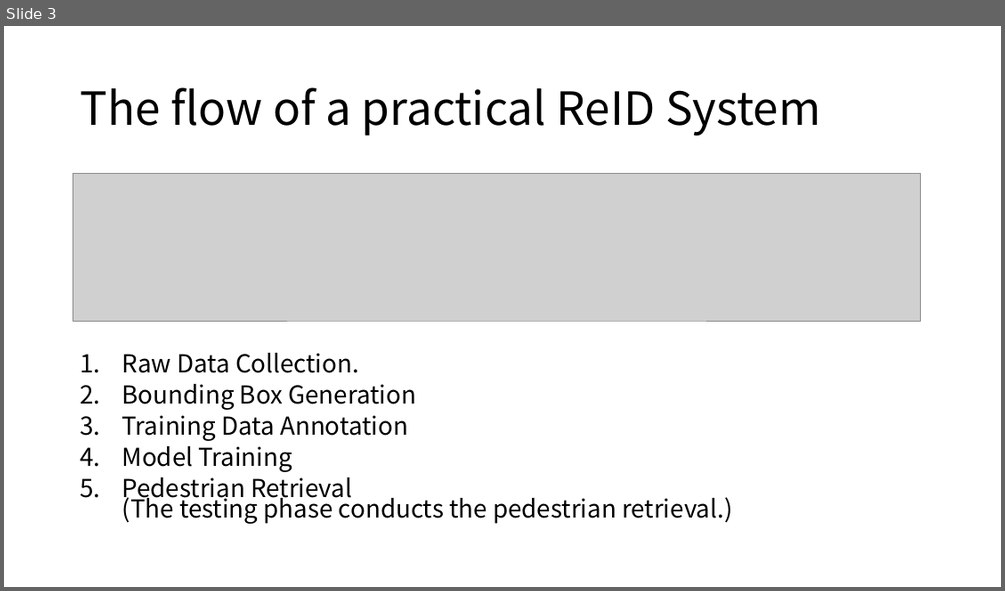
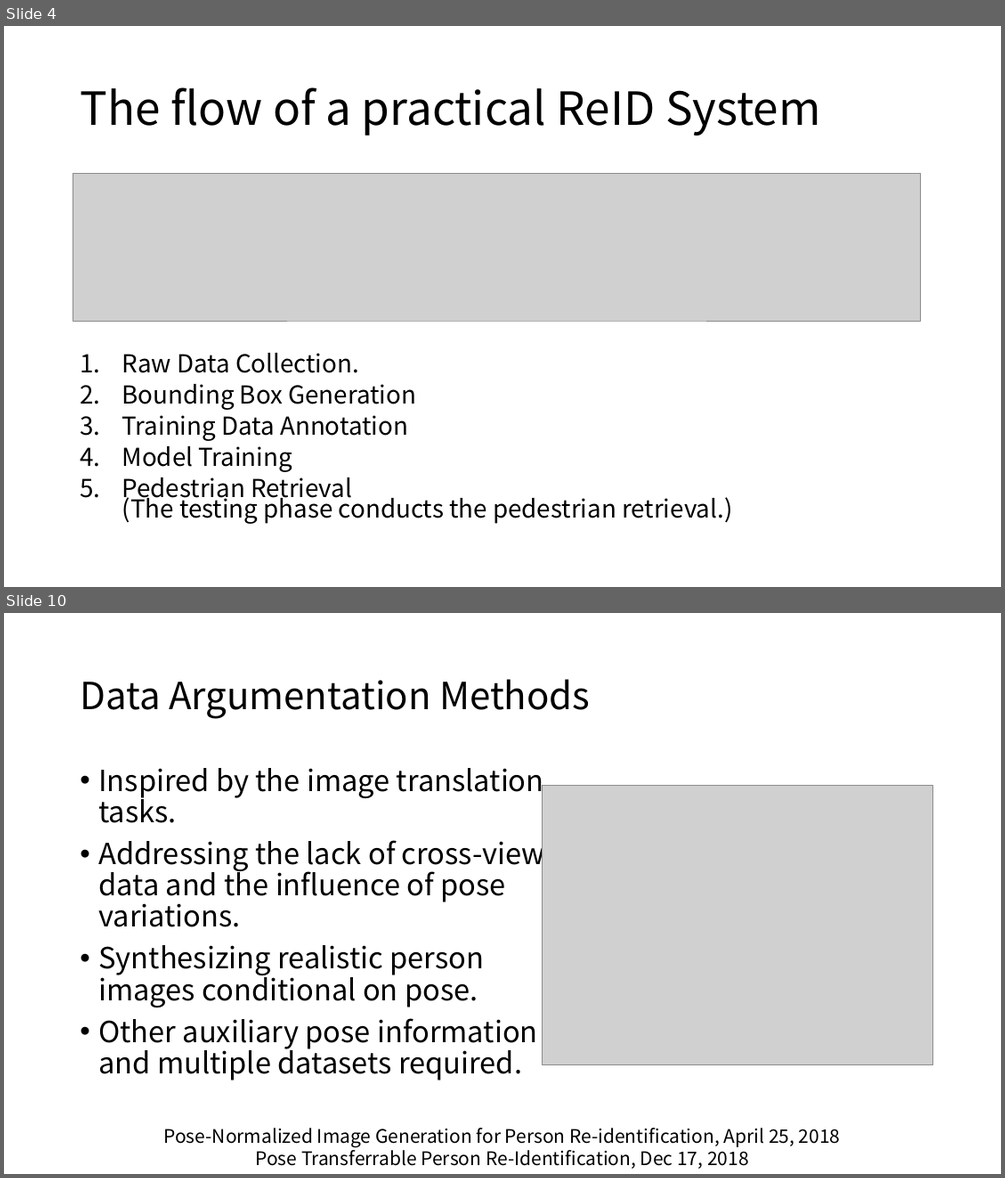
Before and after one commit to jeongroseok/person-reid-study, a slide deck: slides/Person ReID.pptx. Shown one above the other, each under a label of ours: slide 3 before the commit, slides 4 and 10 after it; the slides between them are not shown. The pictures are 1005x591 and 1005x1178 pixels, drawn with LibreOffice and Linux fonts; fonts in the diff are those of the drawing; grey boxes stand for pictures. Boxes give left, top, right and bottom in pixels: in the first picture for what was removed or moved away, otherwise in the second. Text is boxed around its words. In the diff, an @@ line names an element or a change of style, - is before the commit and + after.

```diff
--- a/slides/Person ReID.pptx
+++ b/slides/Person ReID.pptx
@@ slide 10 added at bbox=[4, 613, 1001, 1174], background #FFFFFF @@
@@ title added at bbox=[80, 679, 590, 718], 36 pt, text #000000 @@
+Data Argumentation Methods
@@ text added at bbox=[98, 768, 545, 1080], 28 pt, text #000000 @@
+• Inspired by the image translation tasks.
+• Addressing the lack of cross-view data and the influence of pose variations.
+• Synthesizing realistic person images conditional on pose.
+• Other auxiliary pose information and multiple datasets required.
@@ picture added at bbox=[542, 785, 933, 1064] @@
@@ text added at bbox=[164, 1127, 841, 1168], 18 pt, text #000000 @@
+Pose-Normalized Image Generation for Person Re-identification, April 25, 2018
+Pose Transferrable Person Re-Identification, Dec 17, 2018
@@ what was slide 3 is now slide 4 @@
```
Also in this commit, not shown: 4 slides changed, 9 other slides added, 10 slides removed, 4 other files.
